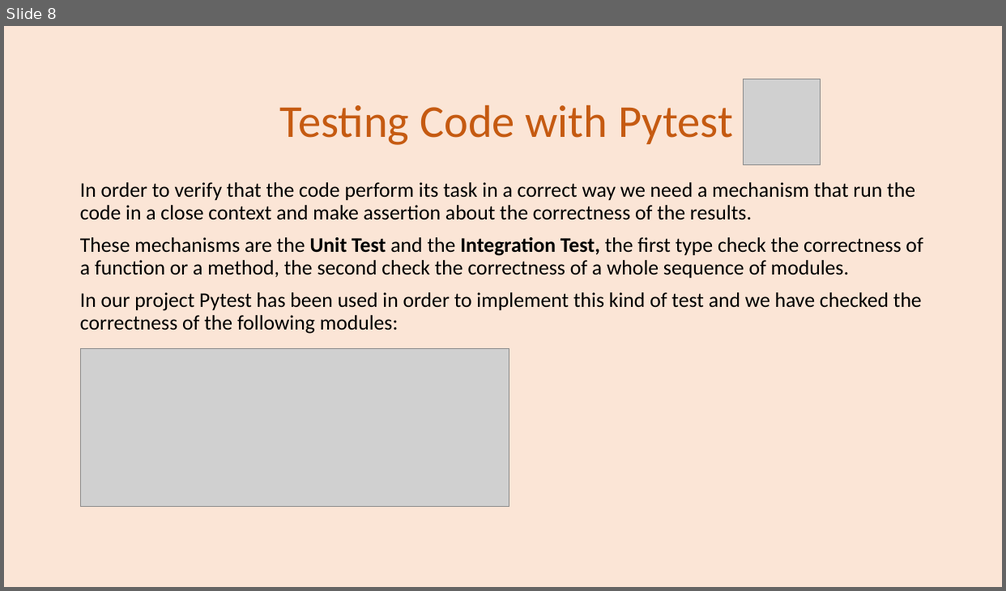
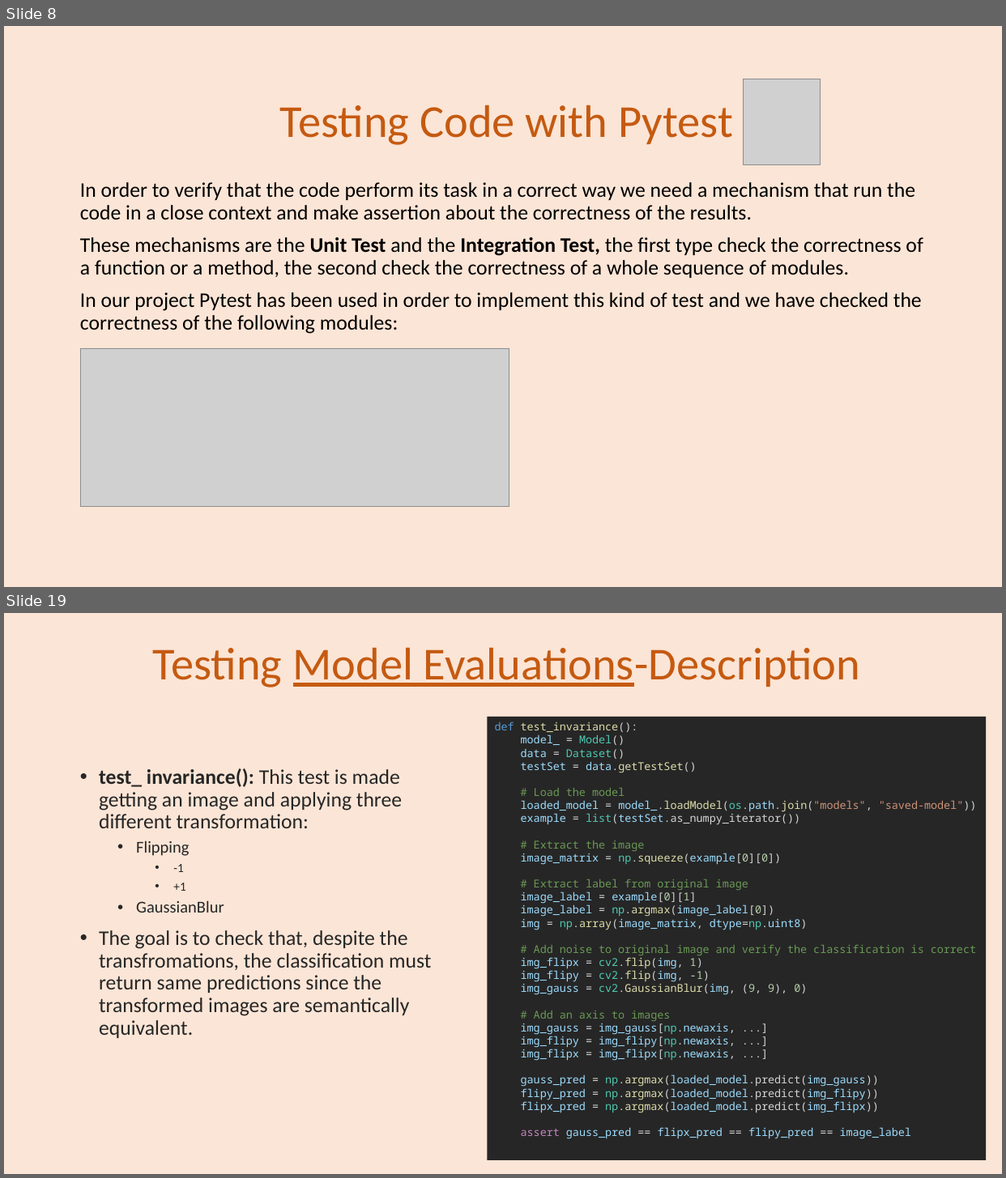
Before and after one commit to se4ai2223-uniba/architectural-style-recognition, a slide deck: docs/ArchiNet Team-Milestone 3.pptx. Shown one above the other, each under a label of ours: slide 8 before the commit, slides 8 and 19 after it; the slides between them are not shown. The pictures are 1006x591 and 1006x1178 pixels, drawn with LibreOffice and Linux fonts; fonts in the diff are those of the drawing; grey boxes stand for pictures. Boxes give left, top, right and bottom in pixels: in the first picture for what was removed or moved away, otherwise in the second. Text is boxed around its words. In the diff, an @@ line names an element or a change of style, - is before the commit and + after.

```diff
--- a/docs/ArchiNet Team-Milestone 3.pptx
+++ b/docs/ArchiNet Team-Milestone 3.pptx
@@ slide 19 added at [4, 613, 1002, 1174], background #FBE5D6 @@
@@ title added at [153, 647, 860, 688], 44 pt, text #C55A11 @@
+Testing Model Evaluations-Description
@@ rectangle added at [488, 717, 987, 1161], fill #262626, 10.5 pt, text #9CDCFE @@
+def test_invariance():
+model_ = Model()
+data = Dataset()
+testSet = data.getTestSet()
+# Load the model
+loaded_model = model_.loadModel(os.path.join("models", "saved-model"))
+example = list(testSet.as_numpy_iterator())
+# Extract the image
+image_matrix = np.squeeze(example[0][0])
+# Extract label from original image
+image_label = example[0][1]
+image_label = np.argmax(image_label[0])
+img = np.array(image_matrix, dtype=np.uint8)
+# Add noise to original image and verify the classification is correct
+img_flipx = cv2.flip(img, 1)
+img_flipy = cv2.flip(img, -1)
+img_gauss = cv2.GaussianBlur(img, (9, 9), 0)
+# Add an axis to images
+img_gauss = img_gauss[np.newaxis, ...]
+img_flipy = img_flipy[np.newaxis, ...]
+img_flipx = img_flipx[np.newaxis, ...]
+gauss_pred = np.argmax(loaded_model.predict(img_gauss))
+flipy_pred = np.argmax(loaded_model.predict(img_flipy))
+flipx_pred = np.argmax(loaded_model.predict(img_flipx))
+assert gauss_pred == flipx_pred == flipy_pred == image_label
@@ text added at [99, 769, 431, 1038], 20 pt, text #262626 @@
+• test_ invariance(): This test is made getting an image and applying three different transformation:
+  • Flipping
+    • -1
+    • +1
+  • GaussianBlur
+• The goal is to check that, despite the transfromations, the classification must return same predictions since the transformed images are semantically equivalent.
```
Also in this commit, not shown: 10 other slides added, 3 other files.
